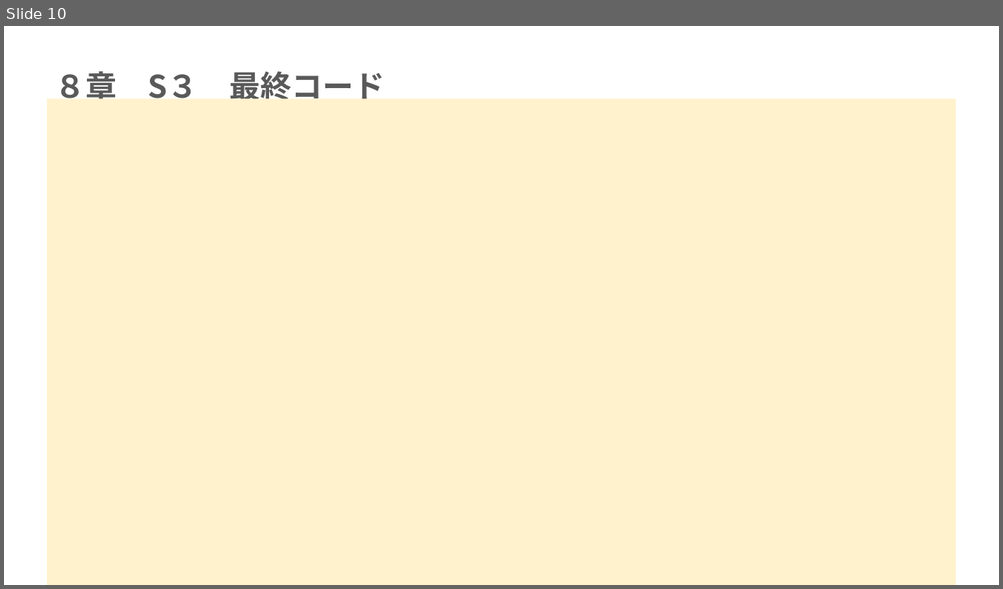
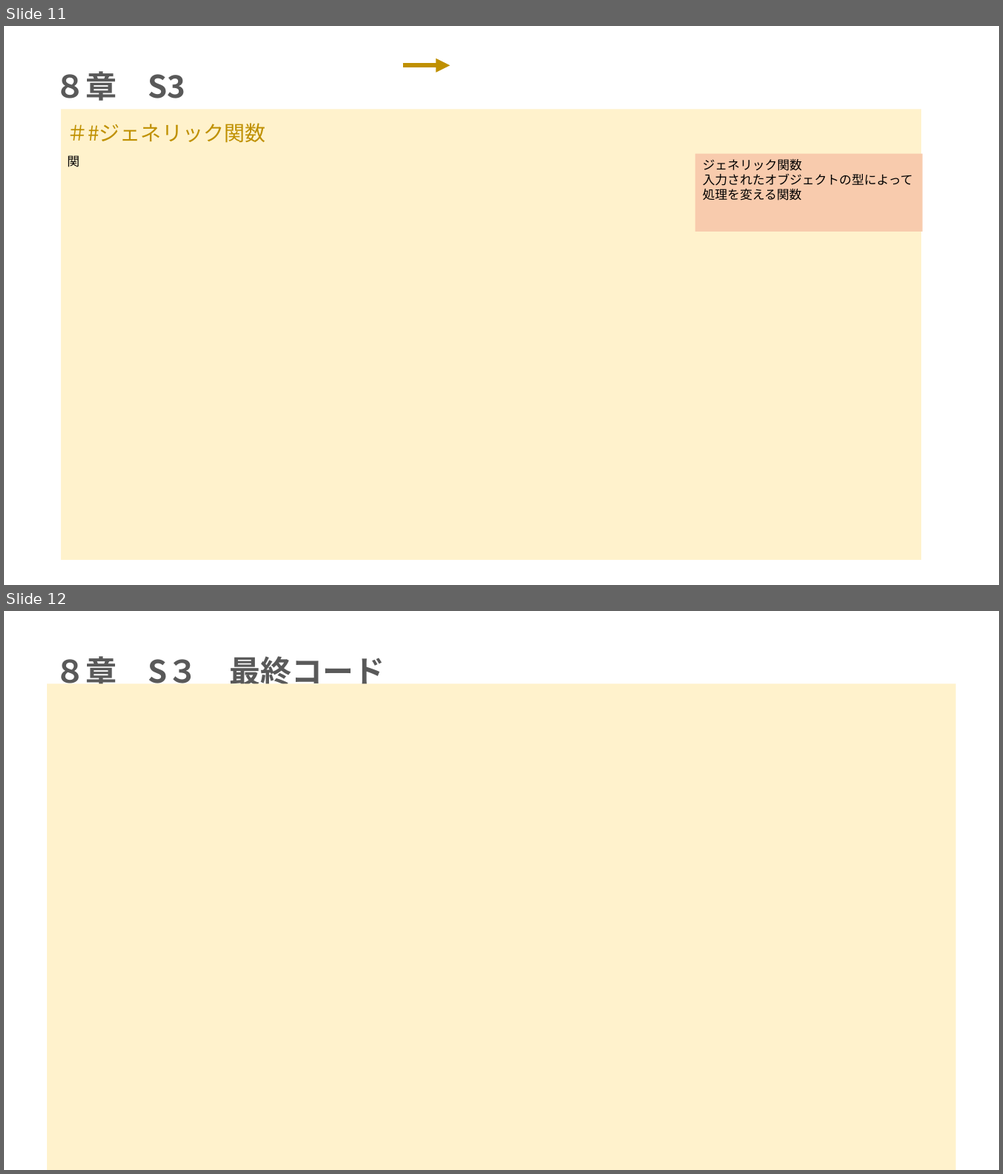
Before and after one commit to mei-517/r-practice-part3, a slide deck: 永井芽衣_Rpart3.pptx. Shown one above the other, each under a label of ours: slide 10 before the commit, slides 11 and 12 after it. The pictures are 1003x589 and 1003x1174 pixels, drawn with LibreOffice and Linux fonts; fonts in the diff are those of the drawing. Boxes give left, top, right and bottom in pixels: in the first picture for what was removed or moved away, otherwise in the second. Text is boxed around its words. In the diff, an @@ line names an element or a change of style, - is before the commit and + after.

```diff
--- a/永井芽衣_Rpart3.pptx
+++ b/永井芽衣_Rpart3.pptx
@@ slide 11 added at (x1=4, y1=26, x2=999, y2=585), background #FFFFFF @@
@@ arrow added from (402, 65) to (450, 65), #BF9000 4.5 pt @@
@@ title added at (x1=54, y1=71, x2=185, y2=101), 30 pt, text #595959, bold @@
+８章 S3
@@ rectangle added at (x1=61, y1=109, x2=921, y2=560), fill #FFF2CC @@
@@ subtitle added at (x1=67, y1=123, x2=265, y2=167), 20 pt, text #BF9000 @@
+＃#ジェネリック関数
+関
@@ rectangle added at (x1=695, y1=153, x2=922, y2=231), fill #F8CBAD, 12 pt, text #000000 @@
+ジェネリック関数
+入力されたオブジェクトの型によって処理を変える関数
@@ what was slide 10 is now slide 12 @@
```
Also in this commit, not shown: 5 slides changed, 1 other slide added, 1 other file.
